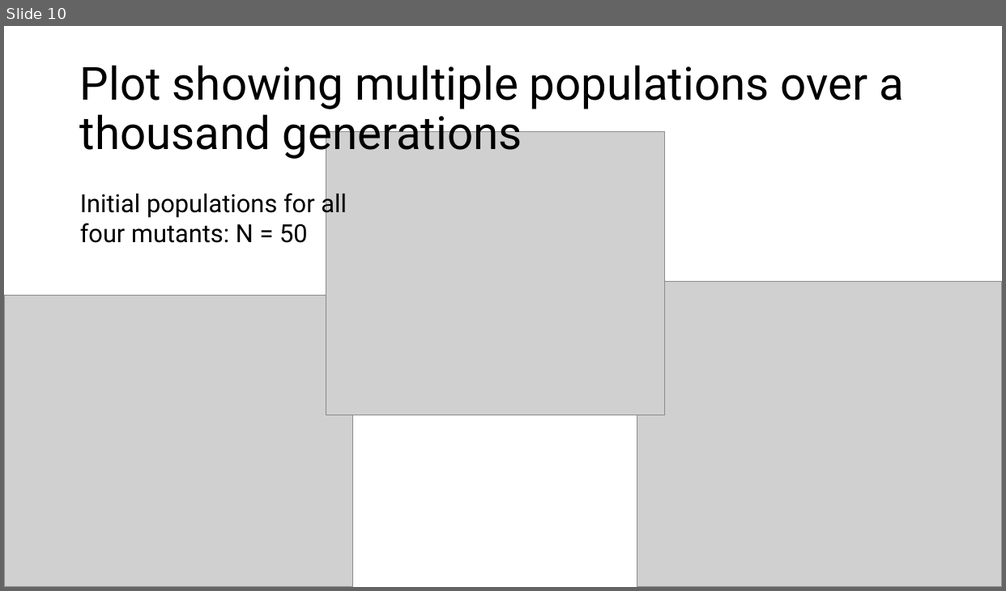
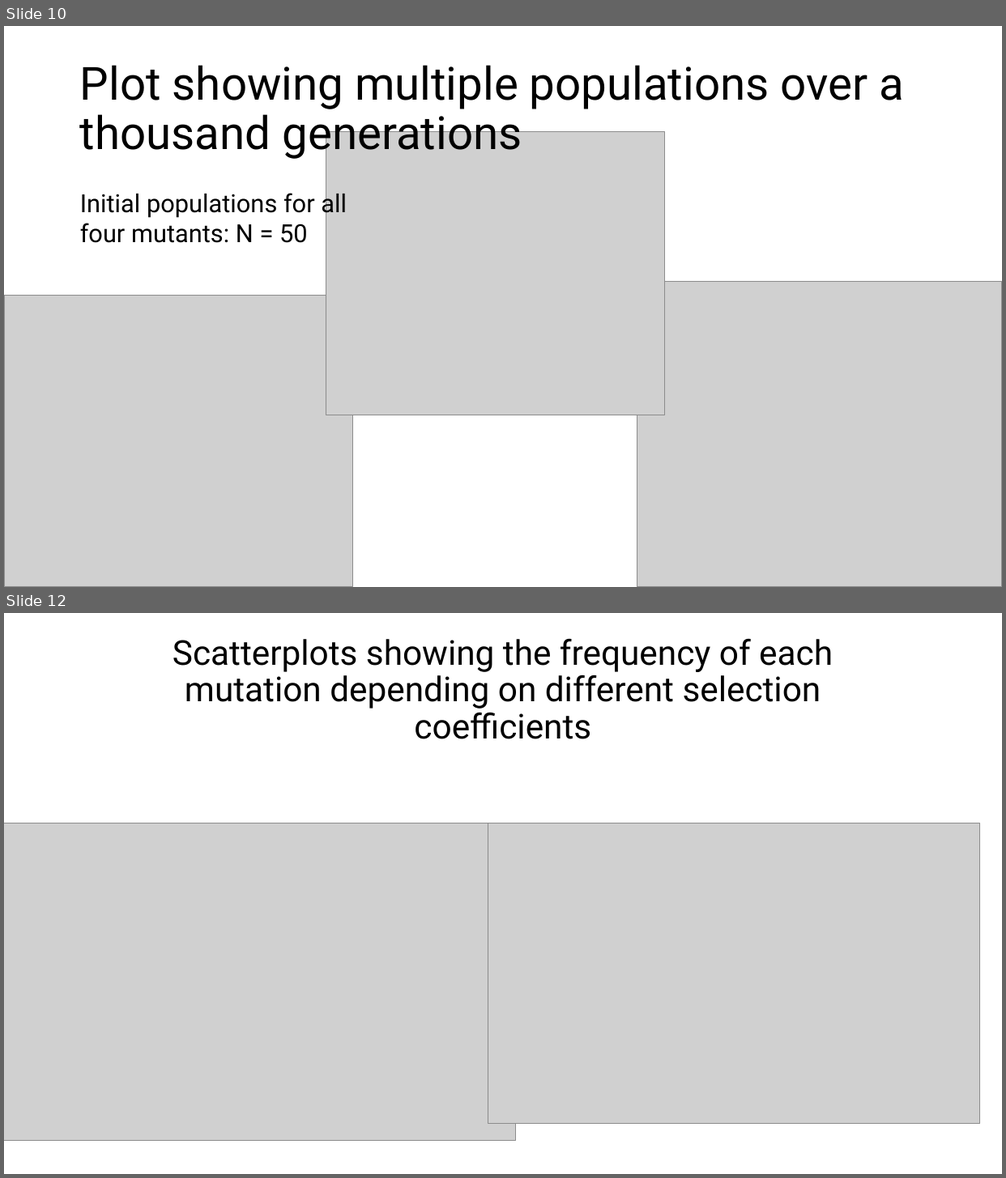
Before and after one commit to Julia-Eggenschwiler/THEEproject_Jaelle_Julia, a slide deck: THEE_project.pptx. Shown one above the other, each under a label of ours: slide 10 before the commit, slides 10 and 12 after it; the slides between them are not shown. The pictures are 1006x591 and 1006x1178 pixels, drawn with LibreOffice and Linux fonts; fonts in the diff are those of the drawing; grey boxes stand for pictures. Boxes give left, top, right and bottom in pixels: in the first picture for what was removed or moved away, otherwise in the second. Text is boxed around its words. In the diff, an @@ line names an element or a change of style, - is before the commit and + after.

```diff
--- a/THEE_project.pptx
+++ b/THEE_project.pptx
@@ slide 12 added at (4, 613, 1002, 1174), background #FFFFFF @@
@@ text added at (172, 638, 833, 739), 33 pt, text #000000 @@
+Scatterplots showing the frequency of each mutation depending on different selection coefficients
@@ picture added at (4, 824, 516, 1141) @@
@@ picture added at (488, 824, 979, 1124) @@
```
Also in this commit, not shown: 1 other slide added, 2 slides removed.
